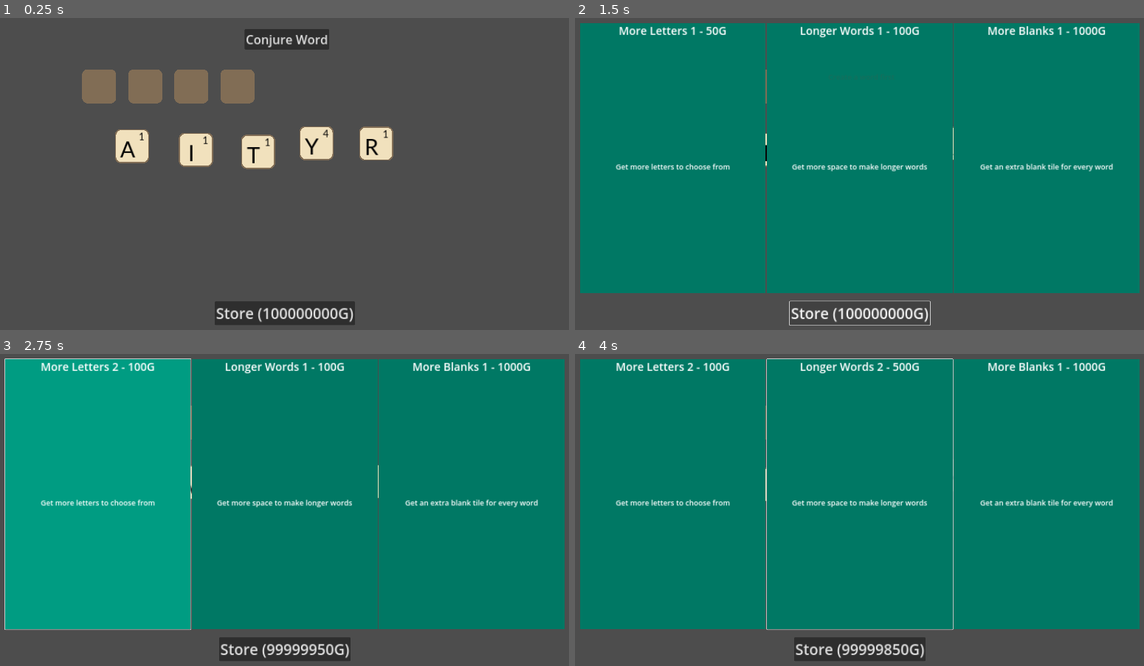
Above: before the commit, frames 1-4 (two rows, left to right).
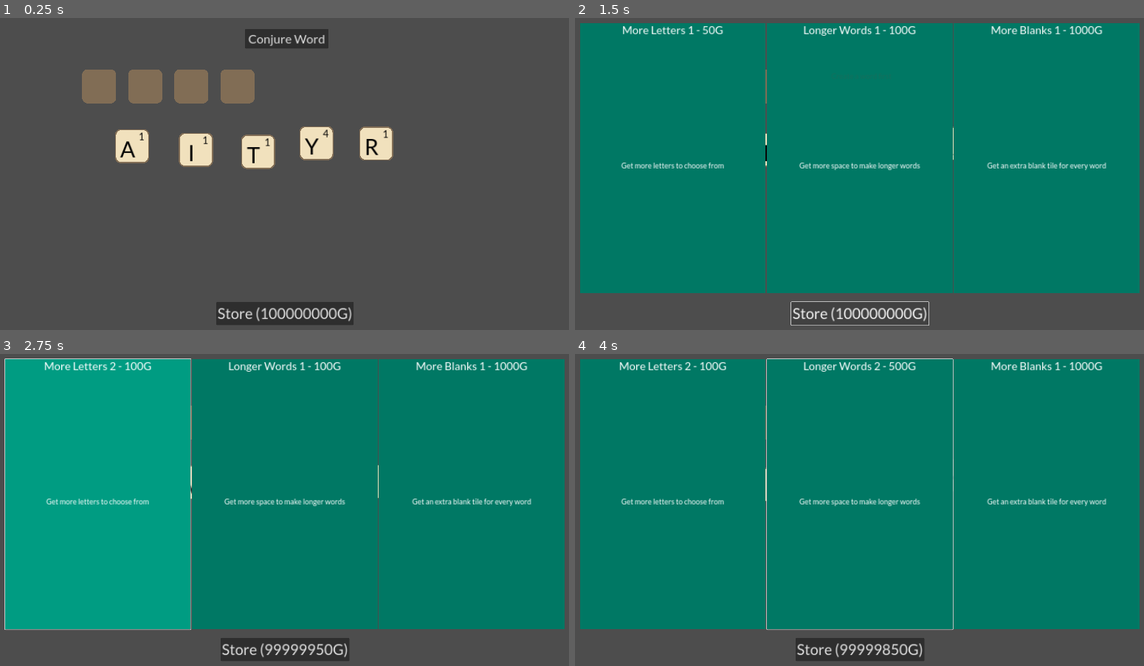
Above: after the commit, the same moments.

Repository: r0ckwav3/lexical-hexer
Game: Godot game, scene res://Scenes/Main.tscn
Two runs of this game, one before a commit and one after it. Both use one fixed random seed, a clock stepped at 60 frames per second and the inputs below.
Inputs (mouse positions are in pixels of both pictures, inside the frame that each line leads up to):
- Up to frame 1 (0.25 s): no input
- Up to frame 2 (1.5 s): click "Conjure Word" at 0.5 s; click "Store (100000000G)" at 1.25 s
- Up to frame 3 (2.75 s): click (96, 494) at 2 s
- Up to frame 4 (4 s): click (859, 494) at 2.75 s; click (1047, 494) at 3.5 s

The runs differ from the first frame. In frame 1, 1.0% of the frame differs, in the area x 37-63%, y 3-99%; in frame 2, 2.9%, in the area x 7-95%, y 2-99%; in frame 3, 2.7%; in frame 4, 2.8%.

Commit message:
get blanks working

Diff:
--- a/Scenes/LetterTile.tscn
+++ b/Scenes/LetterTile.tscn
@@ -1,24 +1,15 @@
-[gd_scene load_steps=7 format=3 uid="uid://batc3rb0yxb13"]
+[gd_scene load_steps=4 format=3 uid="uid://batc3rb0yxb13"]
 
 [ext_resource type="Script" path="res://Scripts/LetterTile.gd" id="1_vdqk0"]
 [ext_resource type="Texture2D" uid="uid://dv1fk3kifs8oc" path="res://Assets/TileBack.png" id="1_vrhfx"]
-[ext_resource type="FontFile" uid="uid://d1yg7tlqqbg41" path="res://Assets/Lato-Regular.ttf" id="2_51ngl"]
-
-[sub_resource type="LabelSettings" id="LabelSettings_8wsur"]
-font = ExtResource("2_51ngl")
-font_size = 72
-font_color = Color(0, 0, 0, 1)
-
-[sub_resource type="LabelSettings" id="LabelSettings_toyqo"]
-font = ExtResource("2_51ngl")
-font_size = 32
-font_color = Color(0, 0, 0, 1)
 
 [sub_resource type="RectangleShape2D" id="RectangleShape2D_4pljf"]
 size = Vector2(112, 111)
 
 [node name="LetterTile" type="Node2D"]
 script = ExtResource("1_vdqk0")
+letter = " "
+score = 0
 
 [node name="TileBack" type="Sprite2D" parent="."]
 position = Vector2(56, 56)
@@ -30,8 +21,9 @@
 offset_top = 21.0
 offset_right = 79.0
 offset_bottom = 109.0
+theme_override_colors/font_color = Color(0, 0, 0, 1)
+theme_override_font_sizes/font_size = 72
 text = "Z"
-label_settings = SubResource("LabelSettings_8wsur")
 horizontal_alignment = 1
 
 [node name="LetterScoreLabel" type="Label" parent="."]
@@ -39,8 +31,9 @@
 offset_top = 5.0
 offset_right = 96.0
 offset_bottom = 44.0
+theme_override_colors/font_color = Color(0, 0, 0, 1)
+theme_override_font_sizes/font_size = 32
 text = "5"
-label_settings = SubResource("LabelSettings_toyqo")
 horizontal_alignment = 2
 
 [node name="Area2D" type="Area2D" parent="."]
--- a/Scripts/LetterTile.gd
+++ b/Scripts/LetterTile.gd
@@ -6,16 +6,25 @@
 
 @export var letter := "Z"
 @export var score := 5
+var is_blank := false
+var blank_inputting := false
 
 # Called when the node enters the scene tree for the first time.
 func _ready():
 	super()
 
-	(find_child("LetterLabel") as Label).text = letter
-	(find_child("LetterScoreLabel") as Label).text = str(score)
+	update_labels()
+	if letter == " ":
+		is_blank = true
+		var font_color = Color("b700a1")
+		find_child("LetterLabel").set("theme_override_colors/font_color", font_color)
 
 	intial_position = global_position
 	dragging_ended.connect(_on_dragging_ended)
+
+func update_labels():
+	(find_child("LetterLabel") as Label).text = letter
+	(find_child("LetterScoreLabel") as Label).text = str(score)
 
 # Called every frame. 'delta' is the elapsed time since the previous frame.
 func _process(delta):
@@ -39,6 +48,28 @@
 	else:
 		global_position = intial_position
 
+func _on_area_2d_input_event(viewport, event, shape_idx):
+	super(viewport, event, shape_idx)
+	var emb := event as InputEventMouseButton
+	if not emb:
+		return
+	elif emb.get_button_index() == MOUSE_BUTTON_LEFT and emb.is_double_click():
+		if is_blank:
+			letter = "_"
+			blank_inputting = true
+			update_labels()
+
+func _unhandled_key_input(ev):
+	if blank_inputting:
+		if ev is InputEventKey and ev.pressed:
+			var keycode = ev.as_text_keycode()
+			var alpharegex = RegEx.new()
+			alpharegex.compile("^[A-Z]$")
+			if alpharegex.search(keycode):
+				letter = keycode
+				blank_inputting = false
+				update_labels()
+
 func change_slot(new_slot: LetterTileSlot):
 	if slot:
 		slot.reset()
--- a/project.godot
+++ b/project.godot
@@ -20,3 +20,7 @@
 window/size/viewport_width=1920
 window/size/viewport_height=1080
 window/stretch/mode="canvas_items"
+
+[gui]
+
+theme/custom_font="res://Assets/Lato-Regular.ttf"
